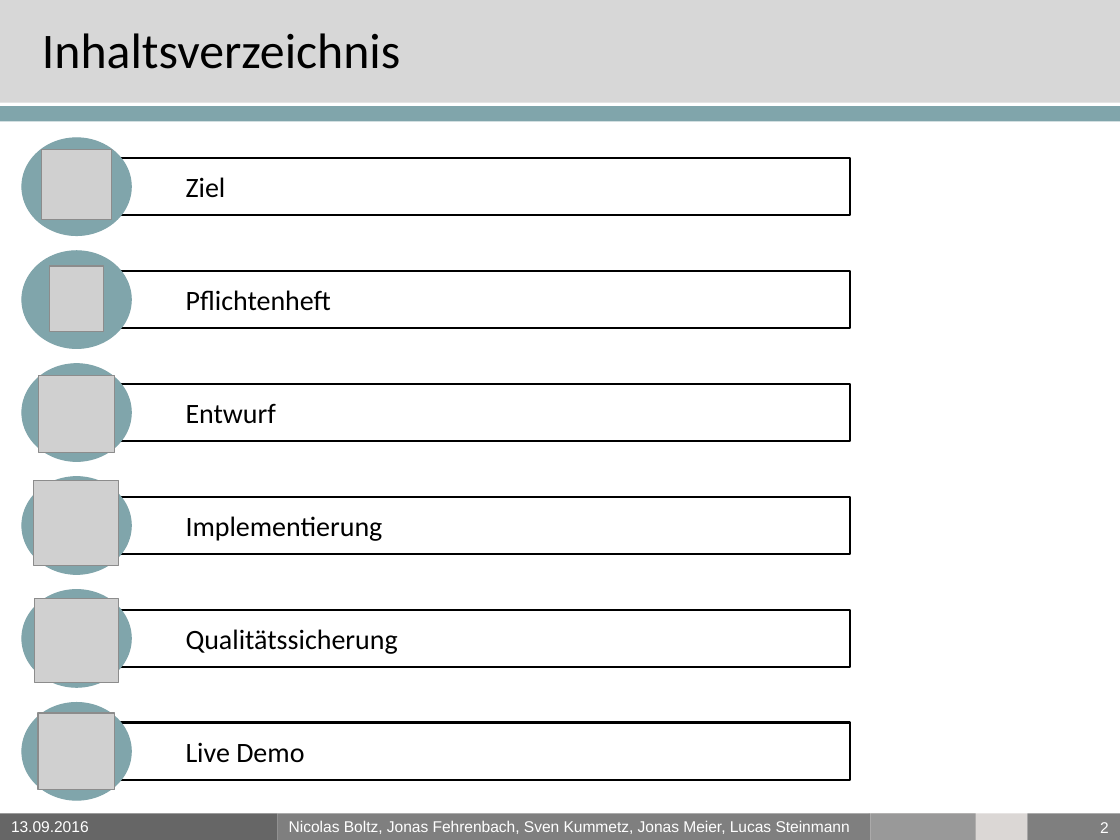
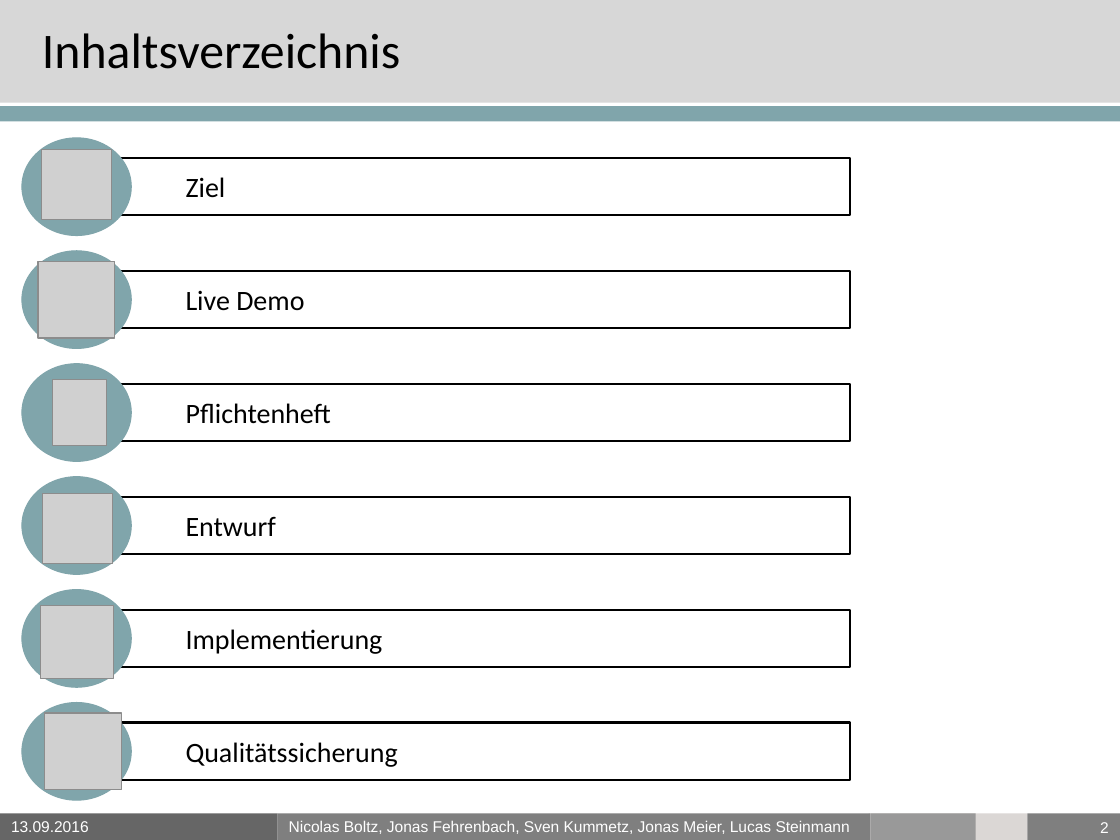
Before and after one commit to PSEProgrammgraphen/PSEDokumente, a slide deck: slide 2 of final/presentation.pptx. Drawn at 1120x840 pixels with LibreOffice and Linux fonts; fonts in the diff are those of the drawing; grey boxes stand for pictures; background and template pictures are left out. Boxes give left, top, right and bottom in pixels: in the first picture for what was removed or moved away, otherwise in the second. Text is boxed around its words. In the diff, an @@ line names an element or a change of style, - is before the commit and + after.

```diff
--- a/final/presentation.pptx
+++ b/final/presentation.pptx
@@ picture: place and size @@
-picture at (38, 713, 115, 791)
+picture at (38, 261, 115, 338)
@@ rectangle "Live Demo": place and size @@
-rectangle "Live Demo" at (119, 722, 850, 780)
+rectangle "Live Demo" at (119, 271, 850, 328)
@@ picture removed at (38, 375, 114, 451) @@
@@ picture: place and size @@
-picture at (49, 267, 103, 333)
+picture at (53, 380, 106, 446)
@@ 3 rectangles: place and size @@
-3 rectangles at (119, 271, 850, 666)
+3 rectangles at (119, 384, 850, 780)
@@ picture: place and size @@
-picture at (34, 480, 119, 566)
+picture at (43, 494, 113, 564)
@@ picture: place and size @@
-picture at (35, 599, 119, 683)
+picture at (40, 605, 114, 679)
@@ rectangle "Implementierung": place and size @@
-rectangle "Implementierung" at (119, 497, 850, 554)
+rectangle "Implementierung" at (119, 609, 850, 666)
@@ picture added at (45, 713, 121, 790) @@
```
Also in this commit, not shown: 4 other slides changed, 1 slide added, 1 slide removed, 4 other files.
